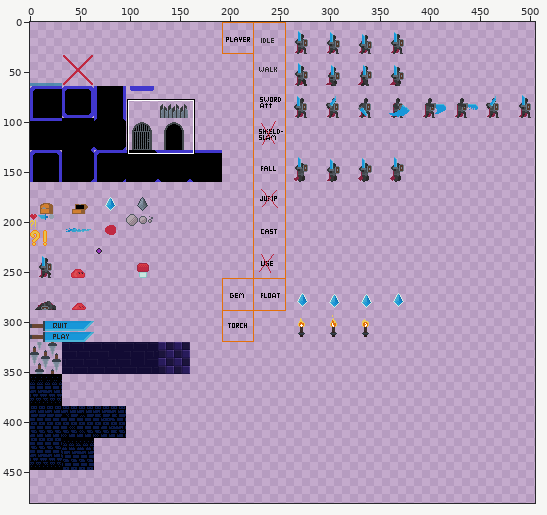
Edited in one commit: sprite sheet (resources/images/spritesheet.png). Above, an overview of the earlier version with the close-up marked.
Close-up. First the earlier version:
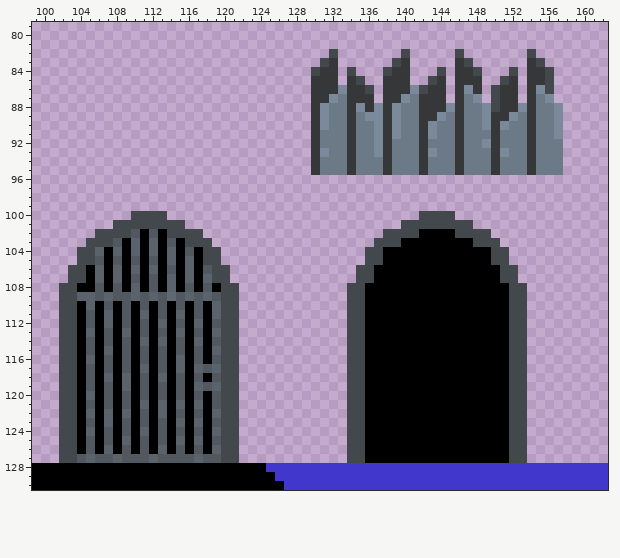
The file is 1280x1280 pixels. Pixels under 10% opacity are left out. Colours within 5 levels of each other are drawn and written as one. Shown: x 99..162, y 79..130. The wide view leaves out empty margins. The commit also changed other parts of the picture, which this record leaves out.
After the commit:
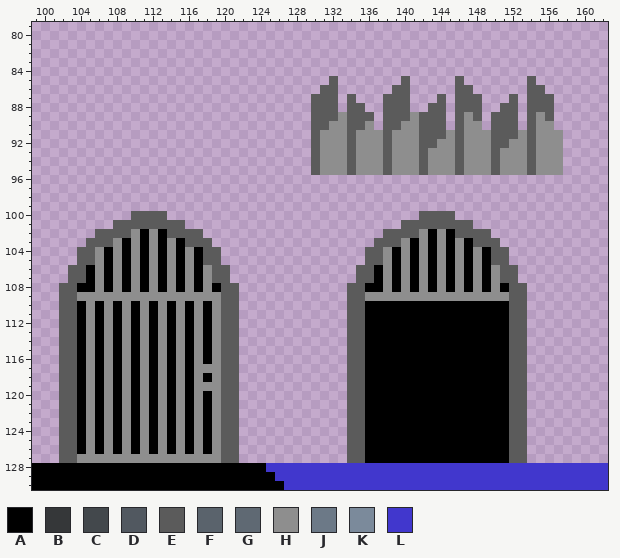
Palette (. is transparent): A #000000  B #353739  C #43484c  D #515860  E #5b5b5b  F #5a636c  G #5f6973  H #8e8e8e  J #6c7987  K #7b8a9b  L #4137cd
From old to new:
@@ x 128..159 @@
  81 ................................
- 82 ....C.......C.....C.......C.....
- 83 ...CB......CB.....BC......BC....
- 84 ..CBB.C...CBB...C.BBC...C.BBC...
- 85 ..BBB.BC..BBB..CB.BBB..CB.BBC...
- 86 ..BBBKBBC.BBBKCBB.BKB.CBB.BKC...
- 87 ..BBKJBBB.BBKJBBB.BJK.CBB.BJK...
- 88 ..BKJJBKBKBKJJBBBKBJJKCBBKBJJK..
- 89 ..BKJJBJKKBKJJBBKJBJJKBBKJBJJK..
- 90 ..BKJJBJJKBKJJBKJJBJJKBKJJBJJK..
- 91 ..BJJJBJJKBKJJBKJJBJJJBJJJBJJK..
- 92 ..BJJJBJJKBJJJBJJJBJJKBJJJBJJJ..
- 93 ..BKJJBJJKBJJJBKJJBJJJBKJJBJJJ..
- 94 ..BJJJBJJJBJJJBJJJBJJJBJJJBJJJ..
- 95 ..BJJJBJJJBJJJBJJJBJJJBJJJBJJJ..
+ 82 ................................
+ 83 ................................
+ 84 ................................
+ 85 ....E.......E.....E.......E.....
+ 86 ...EE......EE.....EE......EE....
+ 87 ..EEE.E...EEE...E.EEE...E.EEE...
+ 88 ..EEE.EE..EEE..EE.EEE..EE.EEE...
+ 89 ..EEEHEEE.EEEHEEE.EHE.EEE.EHE...
+ 90 ..EEHHEEH.EEHHEEE.EHH.EEE.EHH...
+ 91 ..EHHHEHHHEHHHEEEHEHHHEEEHEHHH..
+ 92 ..EHHHEHHHEHHHEEHHEHHHEEHHEHHH..
+ 93 ..EHHHEHHHEHHHEHHHEHHHEHHHEHHH..
+ 94 ..EHHHEHHHEHHHEHHHEHHHEHHHEHHH..
+ 95 ..EHHHEHHHEHHHEHHHEHHHEHHHEHHH..
  96 ................................
@@ x 99..162 @@
  99 ................................................................
-100 ...........CCCC............................CCCC.................
-101 .........CCCCCCCC........................CCCCCCCC...............
-102 .......CCCCDADACCCC....................CCCCAAAACCCC.............
-103 ......CCCDAFAFADACCC..................CCCAAAAAAAACCC............
-104 .....CCFAFAFAFAFADACC................CCAAAAAAAAAAAACC...........
-105 .....CCDADADADAFAFACC................CCAAAAAAAAAAAACC...........
-106 ....CCAFAFAFAFADAFADCC..............CCAAAAAAAAAAAAAACC..........
-107 ....CCAFAFADADAFAFAFCC..............CCAAAAAAAAAAAAAACC..........
-108 ...CCAADADAFADAFADADACC............CCAAAAAAAAAAAAAAAACC.........
-109 ...CCFFDFDDFDFDGDFDFDCC............CCAAAAAAAAAAAAAAAACC.........
-110 ...CCAFADADADADADADAFCC............CCAAAAAAAAAAAAAAAACC.........
-111 ...CCADAFADAFADAFADAFCC............CCAAAAAAAAAAAAAAAACC.........
-112 ...CCADAFADADAFADAFADCC............CCAAAAAAAAAAAAAAAACC.........
-113 ...CCAFADAFADADAFADAFCC............CCAAAAAAAAAAAAAAAACC.........
-114 ...CCADADADAFAFADAFADCC............CCAAAAAAAAAAAAAAAACC.........
-115 ...CCADAFADADADADADAFCC............CCAAAAAAAAAAAAAAAACC.........
-116 ...CCAFADADADADAFADADCC............CCAAAAAAAAAAAAAAAACC.........
-117 ...CCADADADAFADAFAFDFCC............CCAAAAAAAAAAAAAAAACC.........
-118 ...CCADAFAFADAFADADADCC............CCAAAAAAAAAAAAAAAACC.........
-119 ...CCADADAFADADADAFDFCC............CCAAAAAAAAAAAAAAAACC.........
-120 ...CCAFADADADADADADADCC............CCAAAAAAAAAAAAAAAACC.........
-121 ...CCADADADAFAFAFAFADCC............CCAAAAAAAAAAAAAAAACC.........
-122 ...CCAFAFAFADAFADADAFCC............CCAAAAAAAAAAAAAAAACC.........
-123 ...CCADAFADADADAFAFADCC............CCAAAAAAAAAAAAAAAACC.........
-124 ...CCAFADADAFADADADAFCC............CCAAAAAAAAAAAAAAAACC.........
-125 ...CCADADAFADADAFAFADCC............CCAAAAAAAAAAAAAAAACC.........
-126 ...CCADAFADADAFADADAFCC............CCAAAAAAAAAAAAAAAACC.........
-127 ...CCDFDDFDDDFDDDDFDDCC............CCAAAAAAAAAAAAAAAACC.........
+100 ...........EEEE............................EEEE.................
+101 .........EEEEEEEE........................EEEEEEEE...............
+102 .......EEEEHAHAEEEE....................EEEEHAHAEEEE.............
+103 ......EEEHAHAHAHAEEE..................EEEHAHAHAHAEEE............
+104 .....EEHAHAHAHAHAHAEE................EEHAHAHAHAHAHAEE...........
+105 .....EEHAHAHAHAHAHAEE................EEHAHAHAHAHAHAEE...........
+106 ....EEAHAHAHAHAHAHAHEE..............EEAHAHAHAHAHAHAHEE..........
+107 ....EEAHAHAHAHAHAHAHEE..............EEAHAHAHAHAHAHAHEE..........
+108 ...EEAAHAHAHAHAHAHAHAEE............EEAAHAHAHAHAHAHAHAEE.........
+109 ...EEHHHHHHHHHHHHHHHHEE............EEHHHHHHHHHHHHHHHHEE.........
+110 ...EEAHAHAHAHAHAHAHAHEE............EEAAAAAAAAAAAAAAAAEE.........
+111 ...EEAHAHAHAHAHAHAHAHEE............EEAAAAAAAAAAAAAAAAEE.........
+112 ...EEAHAHAHAHAHAHAHAHEE............EEAAAAAAAAAAAAAAAAEE.........
+113 ...EEAHAHAHAHAHAHAHAHEE............EEAAAAAAAAAAAAAAAAEE.........
+114 ...EEAHAHAHAHAHAHAHAHEE............EEAAAAAAAAAAAAAAAAEE.........
+115 ...EEAHAHAHAHAHAHAHAHEE............EEAAAAAAAAAAAAAAAAEE.........
+116 ...EEAHAHAHAHAHAHAHAHEE............EEAAAAAAAAAAAAAAAAEE.........
+117 ...EEAHAHAHAHAHAHAHHHEE............EEAAAAAAAAAAAAAAAAEE.........
+118 ...EEAHAHAHAHAHAHAHAHEE............EEAAAAAAAAAAAAAAAAEE.........
+119 ...EEAHAHAHAHAHAHAHHHEE............EEAAAAAAAAAAAAAAAAEE.........
+120 ...EEAHAHAHAHAHAHAHAHEE............EEAAAAAAAAAAAAAAAAEE.........
+121 ...EEAHAHAHAHAHAHAHAHEE............EEAAAAAAAAAAAAAAAAEE.........
+122 ...EEAHAHAHAHAHAHAHAHEE............EEAAAAAAAAAAAAAAAAEE.........
+123 ...EEAHAHAHAHAHAHAHAHEE............EEAAAAAAAAAAAAAAAAEE.........
+124 ...EEAHAHAHAHAHAHAHAHEE............EEAAAAAAAAAAAAAAAAEE.........
+125 ...EEAHAHAHAHAHAHAHAHEE............EEAAAAAAAAAAAAAAAAEE.........
+126 ...EEAHAHAHAHAHAHAHAHEE............EEAAAAAAAAAAAAAAAAEE.........
+127 ...EEHHHHHHHHHHHHHHHHEE............EEAAAAAAAAAAAAAAAAEE.........
 128 AAAAAAAAAAAAAAAAAAAAAAAAAALLLLLLLLLLLLLLLLLLLLLLLLLLLLLLLLLLLLLL
